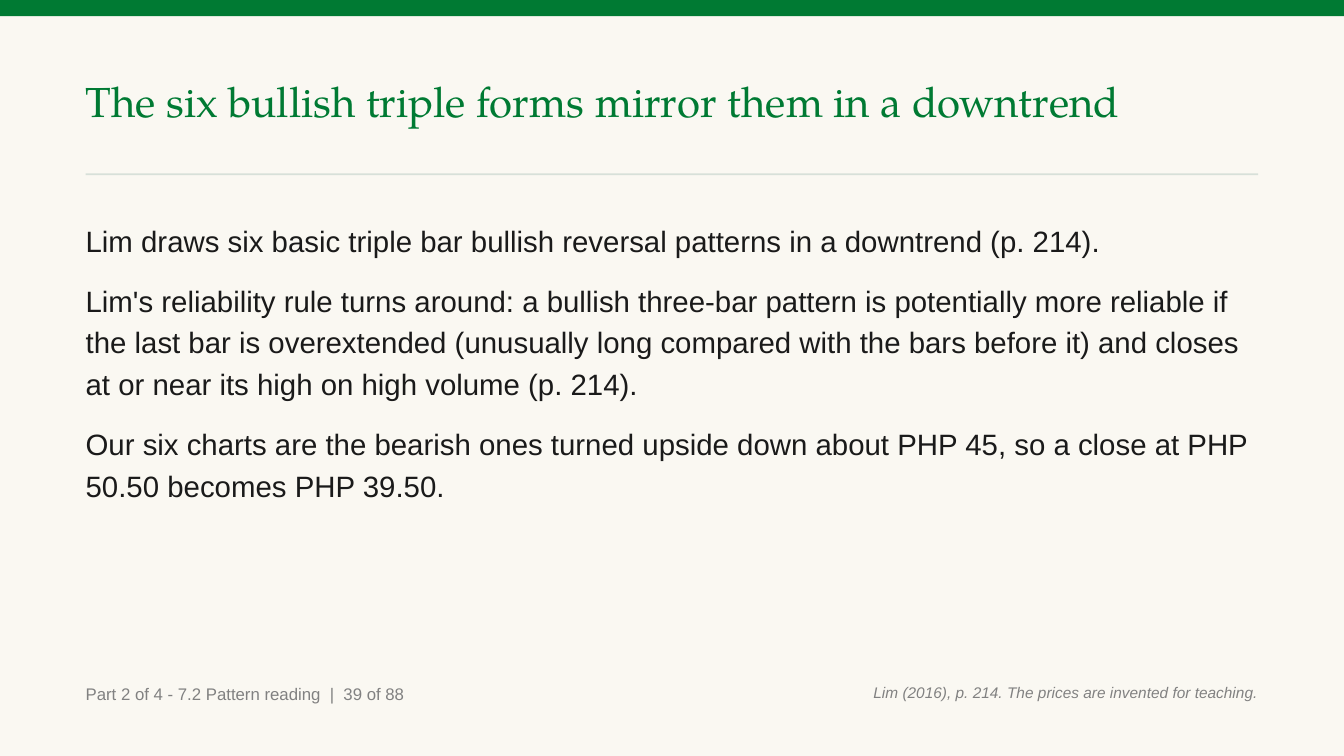
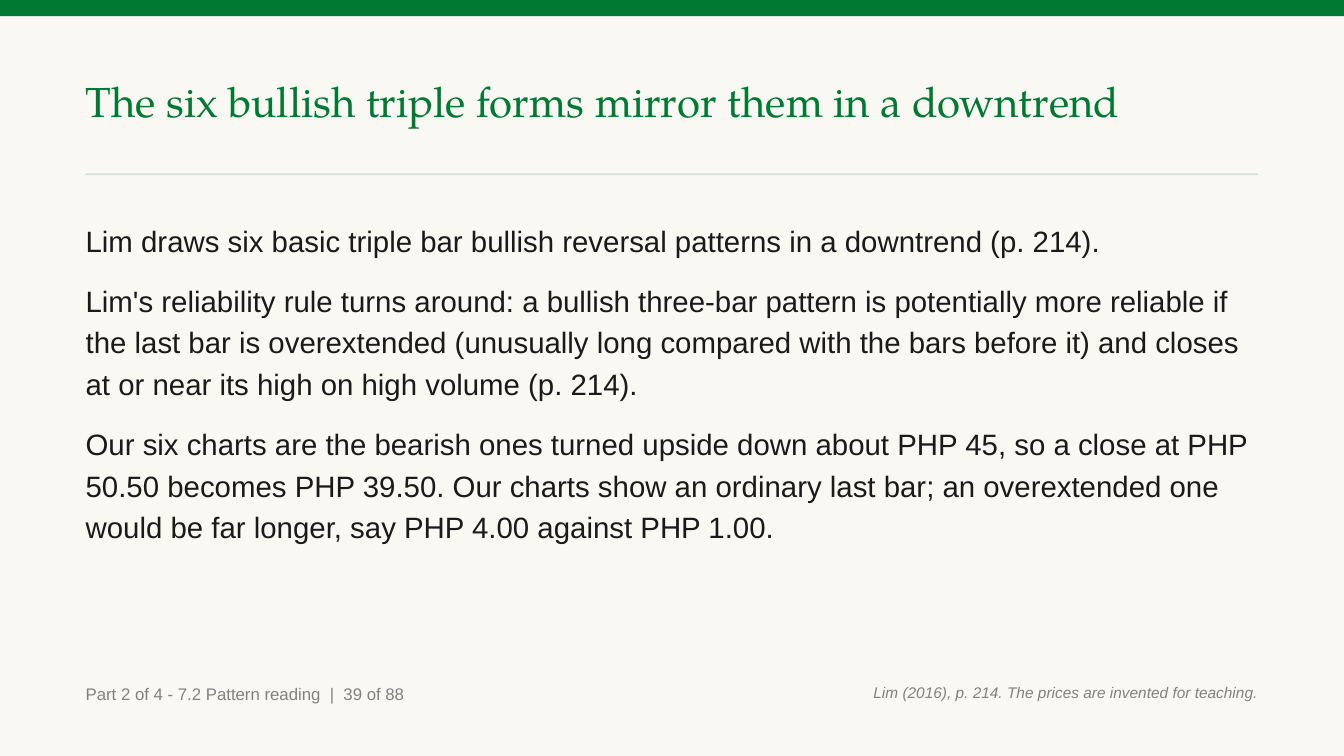
Before and after one commit to benjiesotelo-sudo/Telos_FIN1209, a slide deck: slide 85 of chapter-07/FIN1209-Chapter-07.pptx. Drawn at 1344x756 pixels with LibreOffice and Linux fonts; fonts in the diff are those of the drawing. Boxes give left, top, right and bottom in pixels: in the first picture for what was removed or moved away, otherwise in the second. Text is boxed around its words. In the diff, an @@ line names an element or a change of style, - is before the commit and + after.

Commit message:
Chapter 7: Bollinger wording on slide 52, size contrast named on slides 85, 94 and 104

```diff
--- a/chapter-07/FIN1209-Chapter-07.pptx
+++ b/chapter-07/FIN1209-Chapter-07.pptx
@@ text at [86,433,1247,544]: text changed @@
-Our six charts are the bearish ones turned upside down about PHP 45, so a close at PHP 50.50 becomes PHP 39.50.
+Our six charts are the bearish ones turned upside down about PHP 45, so a close at PHP 50.50 becomes PHP 39.50. Our charts show an ordinary last bar; an overextended one would be far longer, say PHP 4.00 against PHP 1.00.
```
Also in this commit, not shown: 3 other slides changed, 1 other file.
